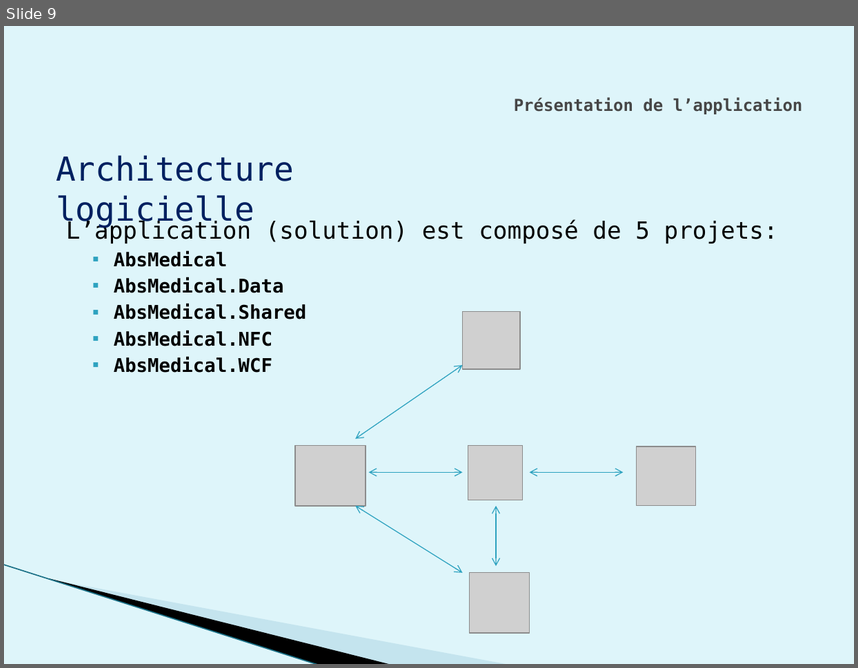
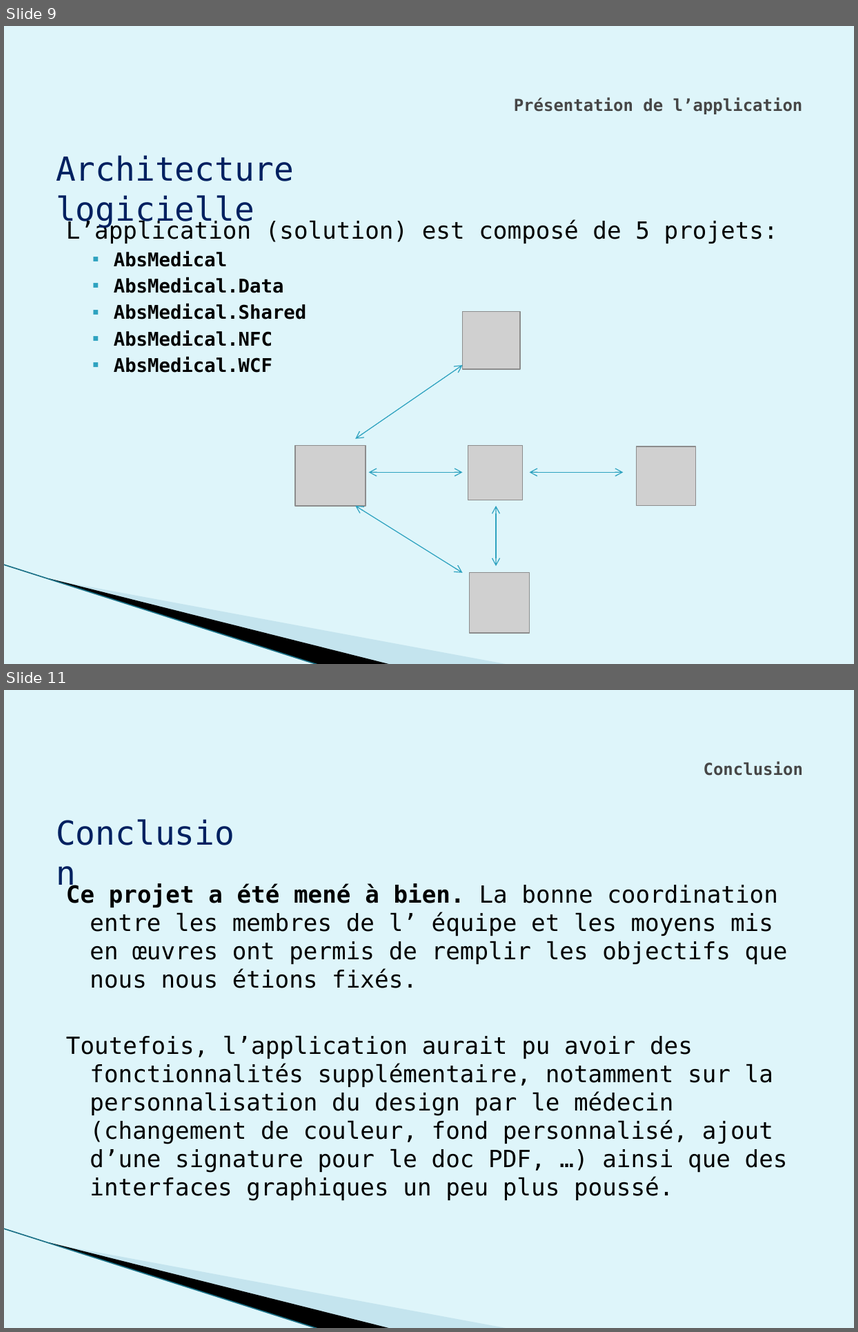
Before and after one commit to weetrax/AbsMedicalWPF, a slide deck: doc/Diapo.pptx. Shown one above the other, each under a label of ours: slide 9 before the commit, slides 9 and 11 after it; the slides between them are not shown. The pictures are 858x668 and 858x1332 pixels, drawn with LibreOffice and Linux fonts; fonts in the diff are those of the drawing; grey boxes stand for pictures; background and template pictures are left out. Boxes give left, top, right and bottom in pixels: in the first picture for what was removed or moved away, otherwise in the second. Text is boxed around its words. In the diff, an @@ line names an element or a change of style, - is before the commit and + after.

```diff
--- a/doc/Diapo.pptx
+++ b/doc/Diapo.pptx
@@ slide 11 added at (4, 690, 854, 1328), background #DEF5FA; not listed: 3 template elements that a slide beside it also shows @@
@@ title added at (704, 761, 803, 776), 14 pt, text #464646, bold @@
+Conclusion
@@ text added at (47, 808, 245, 856), 28 pt, text #002060 @@
+Conclusion
@@ text added at (66, 884, 788, 1201), 20 pt, text #000000 @@
+Ce projet a été mené à bien. La bonne coordination entre les membres de l’ équipe et les moyens mis en œuvres ont permis de remplir les objectifs que nous nous étions fixés.
+Toutefois, l’application aurait pu avoir des fonctionnalités supplémentaire, notamment sur la personnalisation du design par le médecin (changement de couleur, fond personnalisé, ajout d’une signature pour le doc PDF, …) ainsi que des interfaces graphiques un peu plus poussé.
```
Also in this commit, not shown: 2 other slides added.
